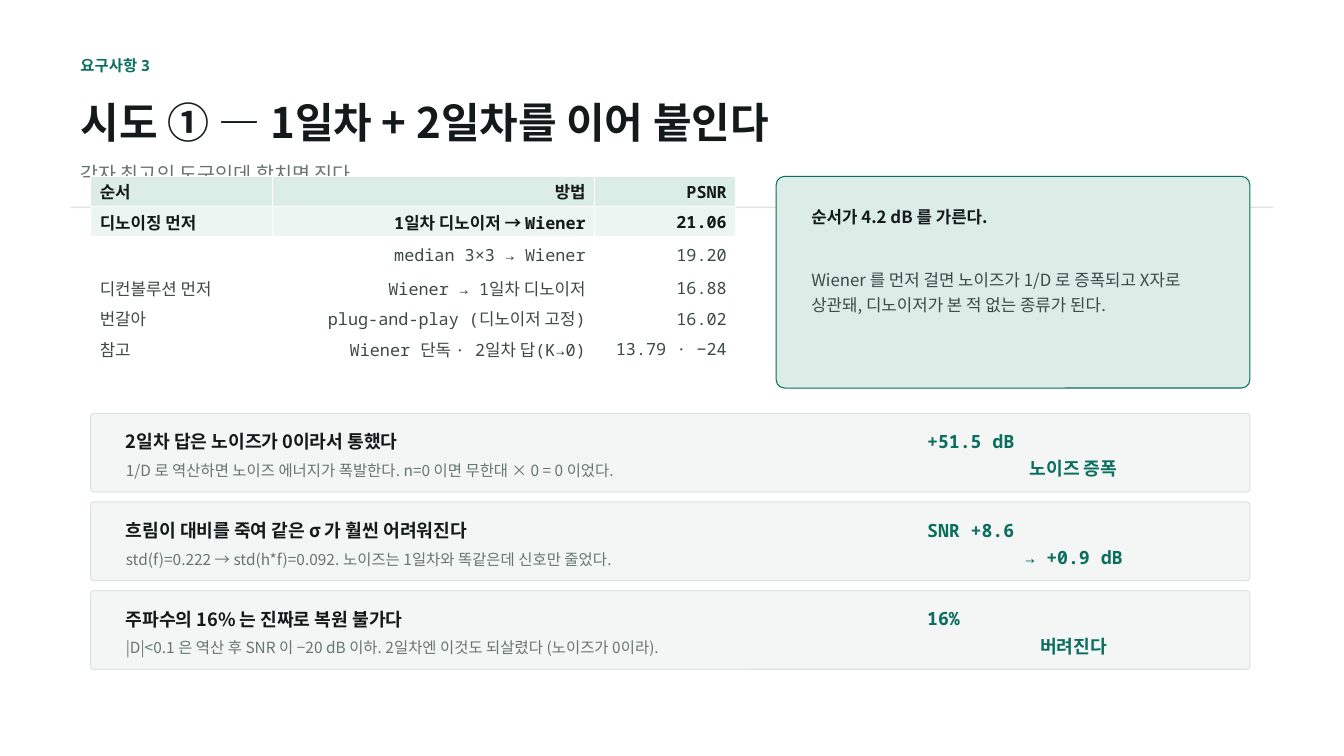
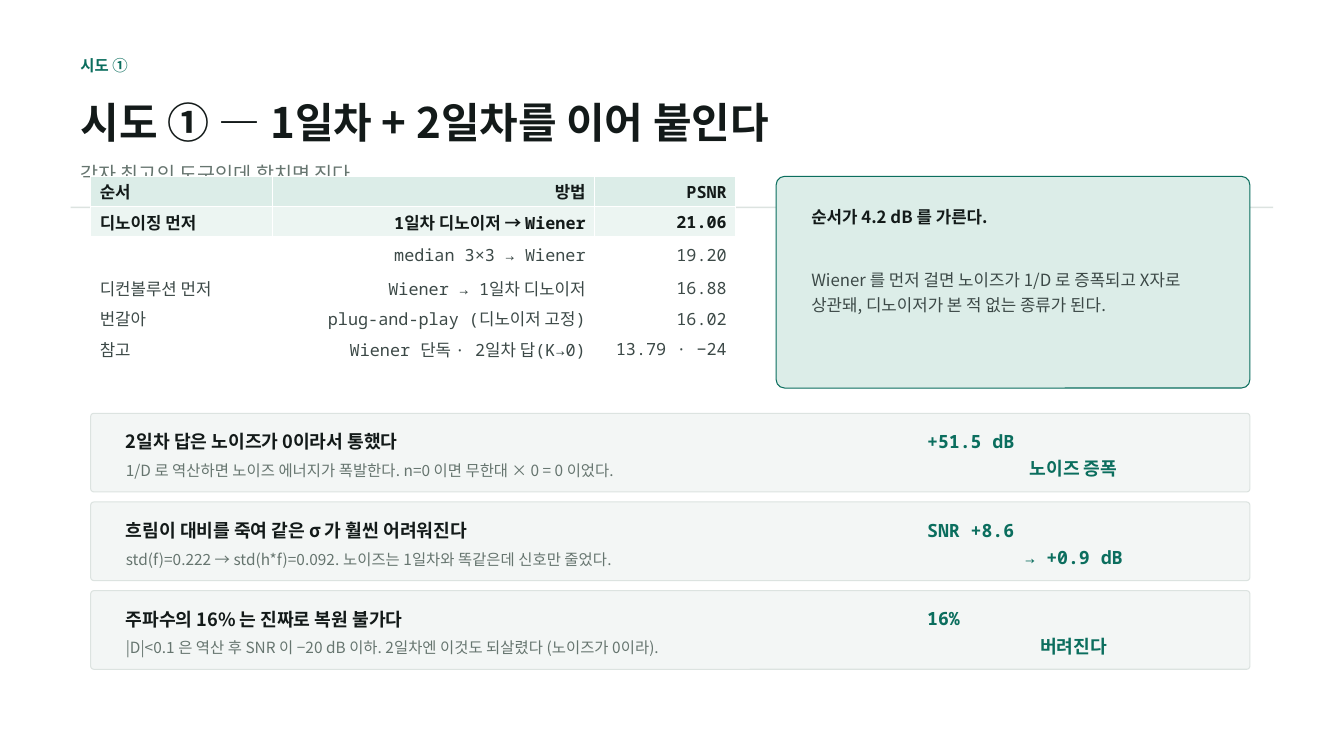
Before and after one commit to kithhooni-commits/ds-practice, a slide deck: slide 6 of 실습5/실습5_day3_발표.pptx. Drawn at 1344x756 pixels with LibreOffice and Linux fonts; fonts in the diff are those of the drawing. Boxes give left, top, right and bottom in pixels: in the first picture for what was removed or moved away, otherwise in the second. Text is boxed around its words. In the diff, an @@ line names an element or a change of style, - is before the commit and + after.

```diff
--- a/실습5/실습5_day3_발표.pptx
+++ b/실습5/실습5_day3_발표.pptx
@@ text at [80,58,127,73]: text changed @@
-요구사항 3
+시도 ①
```
Also in this commit, not shown: 12 other slides changed, 1 other file.
